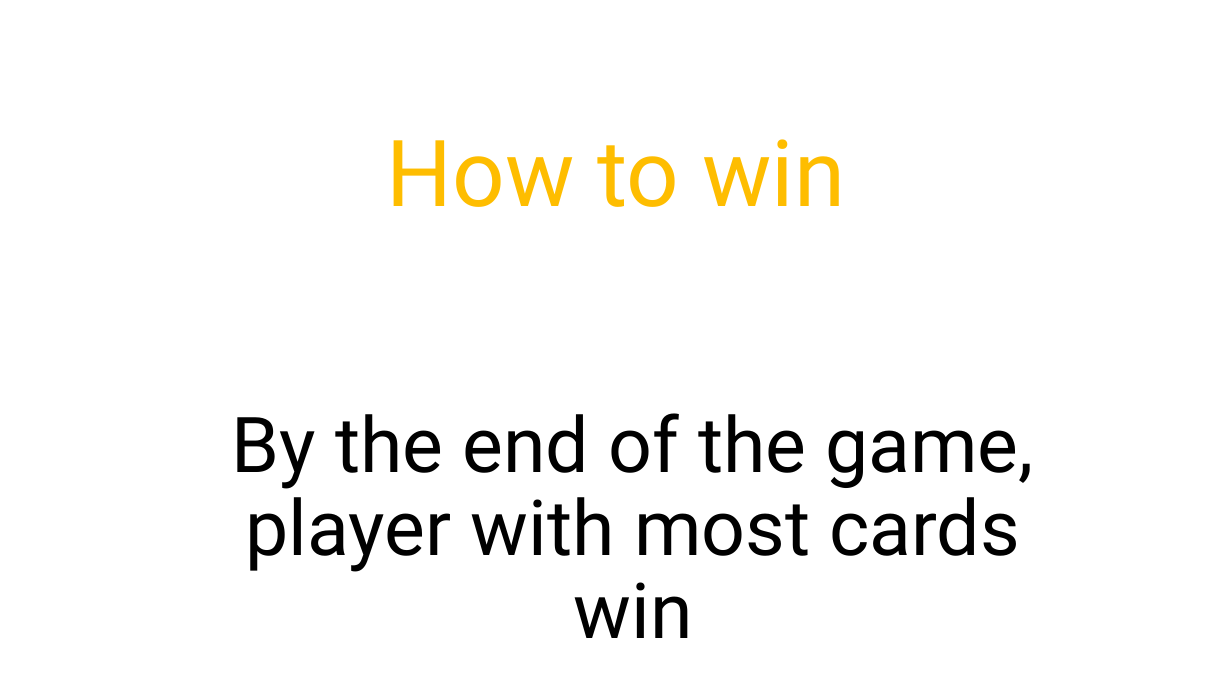
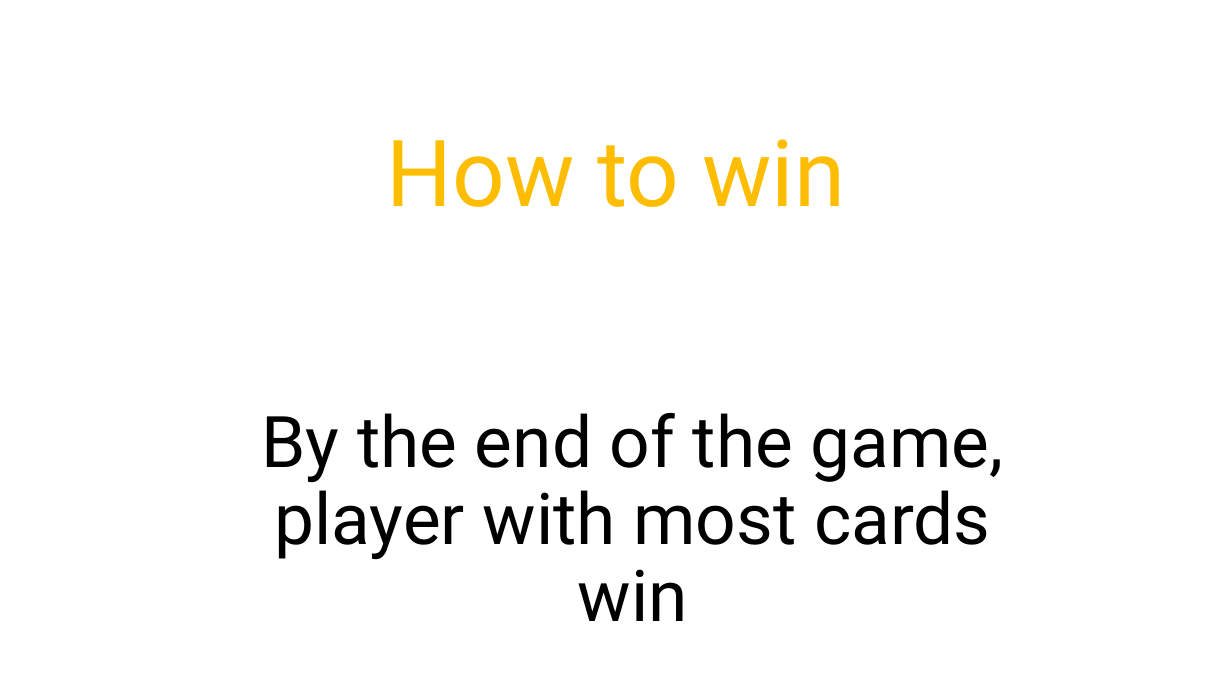
Before and after one commit to LukasVanDenBranden/GameScript-BoardGame, a slide deck: slide 3 of SuperAutoPetsPresentation.pptx. Drawn at 1232x693 pixels with LibreOffice and Linux fonts; fonts in the diff are those of the drawing. Boxes give left, top, right and bottom in pixels: in the first picture for what was removed or moved away, otherwise in the second. Text is boxed around its words. In the diff, an @@ line names an element or a change of style, - is before the commit and + after.

```diff
--- a/SuperAutoPetsPresentation.pptx
+++ b/SuperAutoPetsPresentation.pptx
@@ text "By the end of the ..." at box(261, 413, 1004, 621): size 60 to 55.5 pt @@
```
Also in this commit, not shown: 3 other slides changed.
